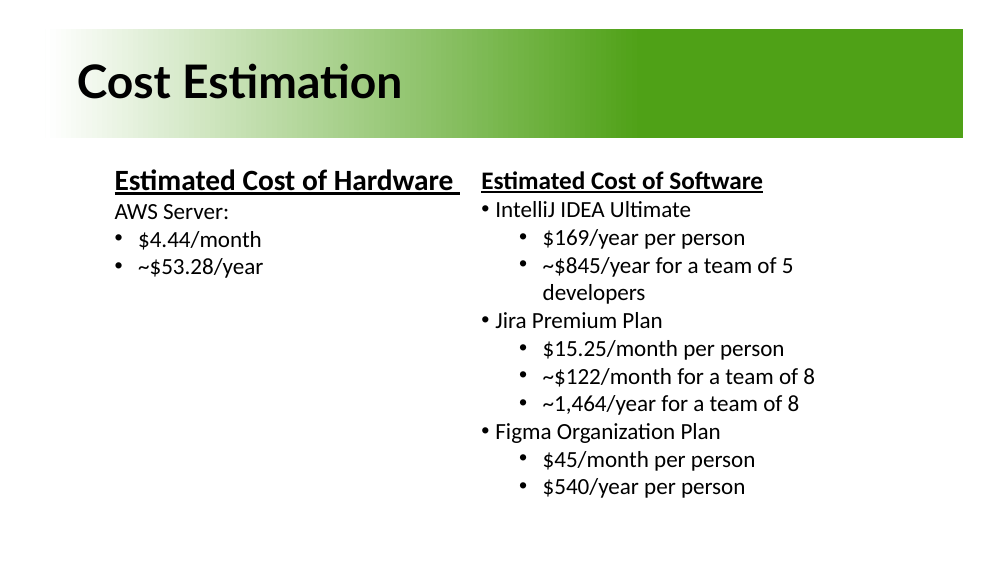
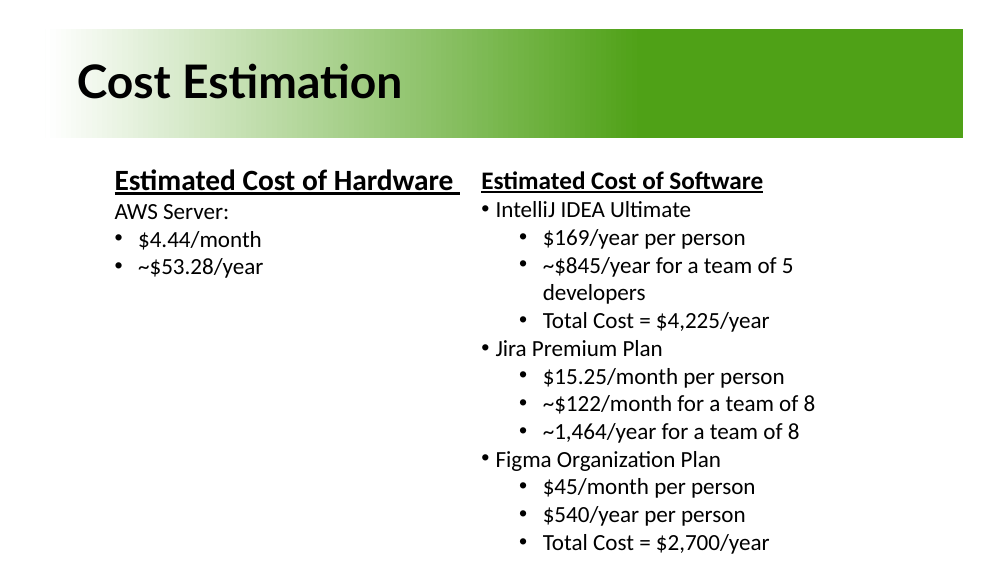
Before and after one commit to emmaxtung/3354-GreenHome, a slide deck: slide 3 of Presentation Slides.pptx. Drawn at 1008x567 pixels with LibreOffice and Linux fonts; fonts in the diff are those of the drawing. Boxes give left, top, right and bottom in pixels: in the first picture for what was removed or moved away, otherwise in the second. Text is boxed around its words. In the diff, an @@ line names an element or a change of style, - is before the commit and + after.

```diff
--- a/Presentation Slides.pptx
+++ b/Presentation Slides.pptx
@@ text at <box>543,312,770,332</box>: paragraph added @@
+  • Total Cost = $4,225/year
@@ text at <box>543,534,770,554</box>: paragraph added @@
+  • Total Cost = $2,700/year
```
Also in this commit, not shown: 2 other slides changed, 1 slide added, 1 other file.
